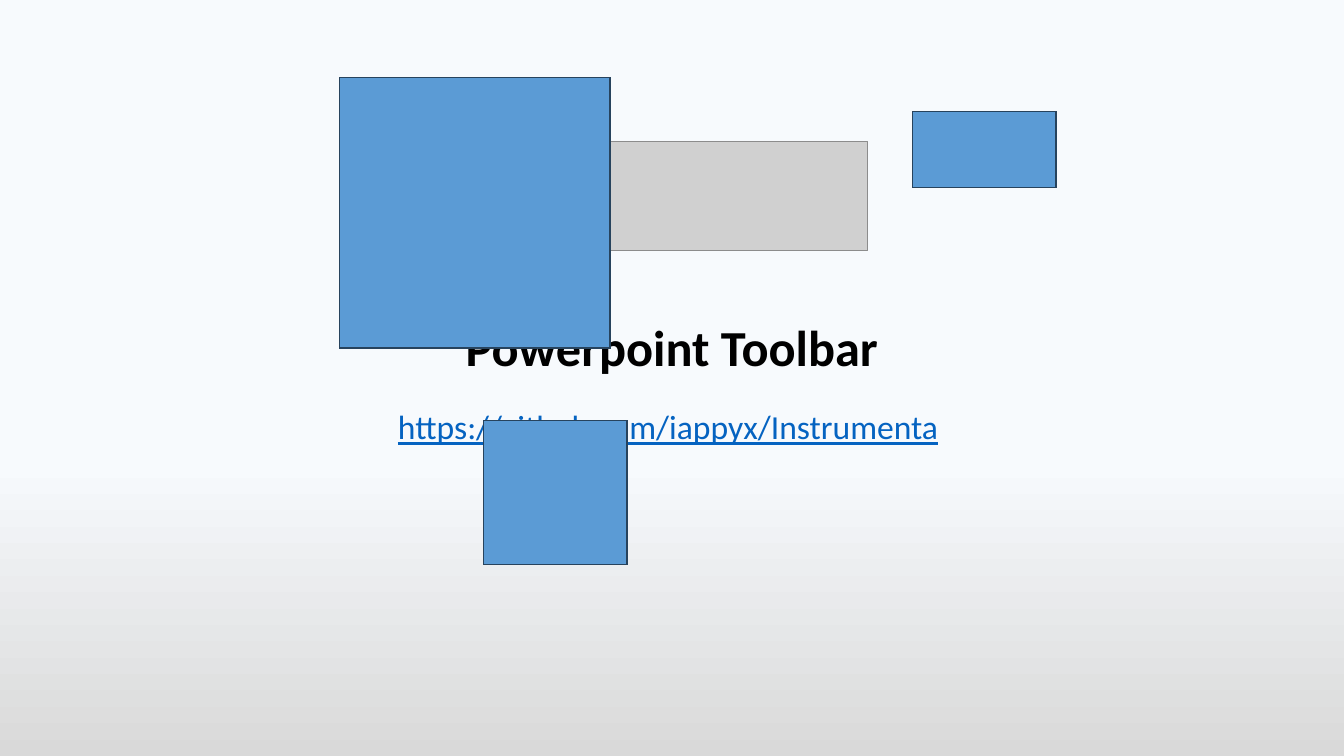
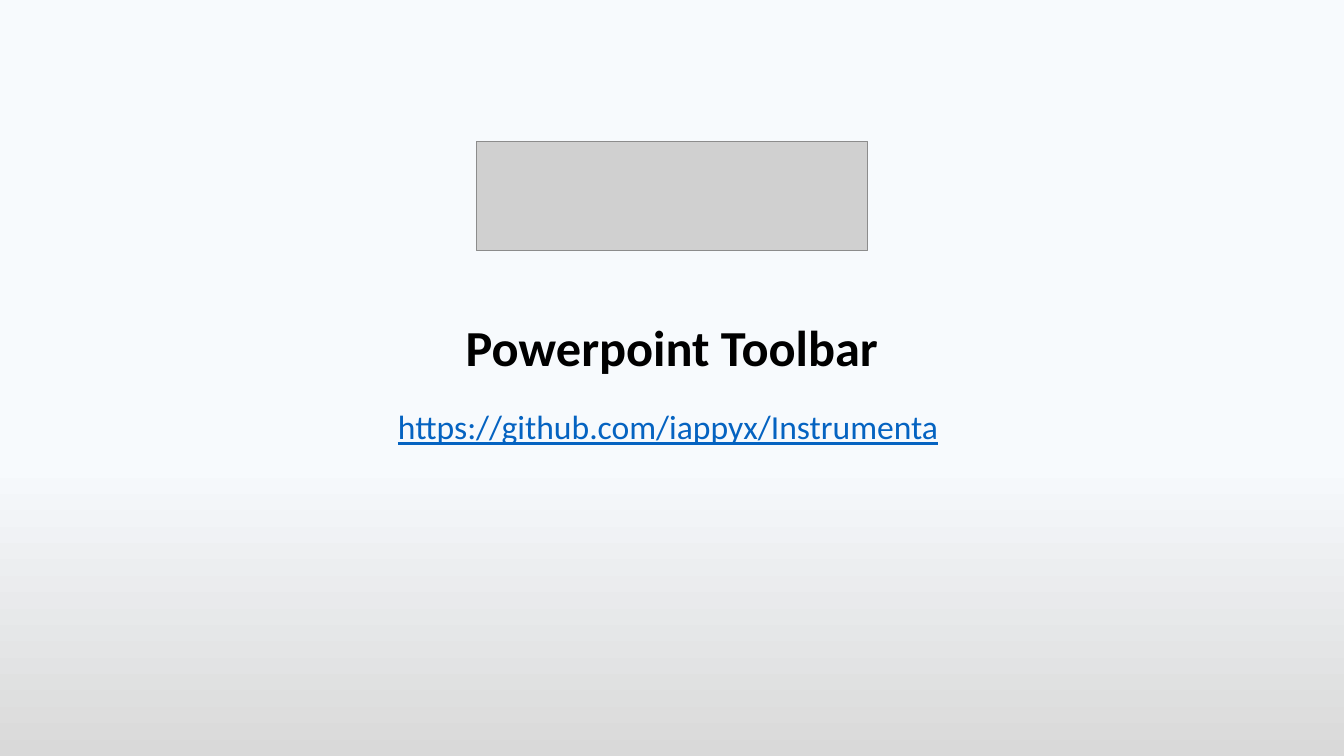
Before and after one commit to nicofilliol/Instrumenta, a slide deck: slide 1 of src/InstrumentaPowerpointToolbar.pptm. Drawn at 1344x756 pixels with LibreOffice and Linux fonts; fonts in the diff are those of the drawing; grey boxes stand for pictures. Boxes give left, top, right and bottom in pixels: in the first picture for what was removed or moved away, otherwise in the second. Text is boxed around its words. In the diff, an @@ line names an element or a change of style, - is before the commit and + after.

```diff
--- a/src/InstrumentaPowerpointToolbar.pptm
+++ b/src/InstrumentaPowerpointToolbar.pptm
@@ rectangle removed at [340, 78, 610, 348] @@
@@ rectangle removed at [912, 112, 1057, 189] @@
@@ rectangle removed at [483, 420, 627, 565] @@
```
Also in this commit, not shown: 1 other file.
